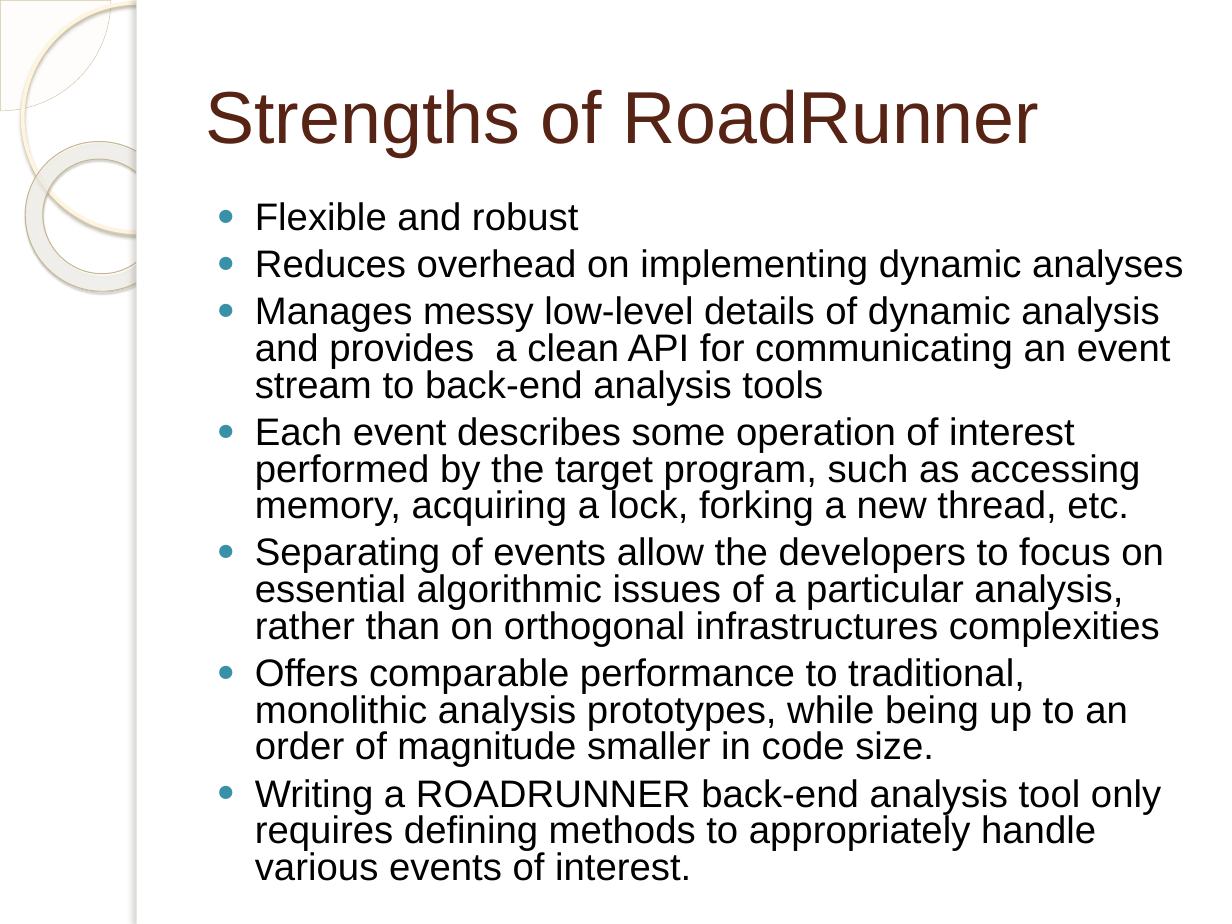
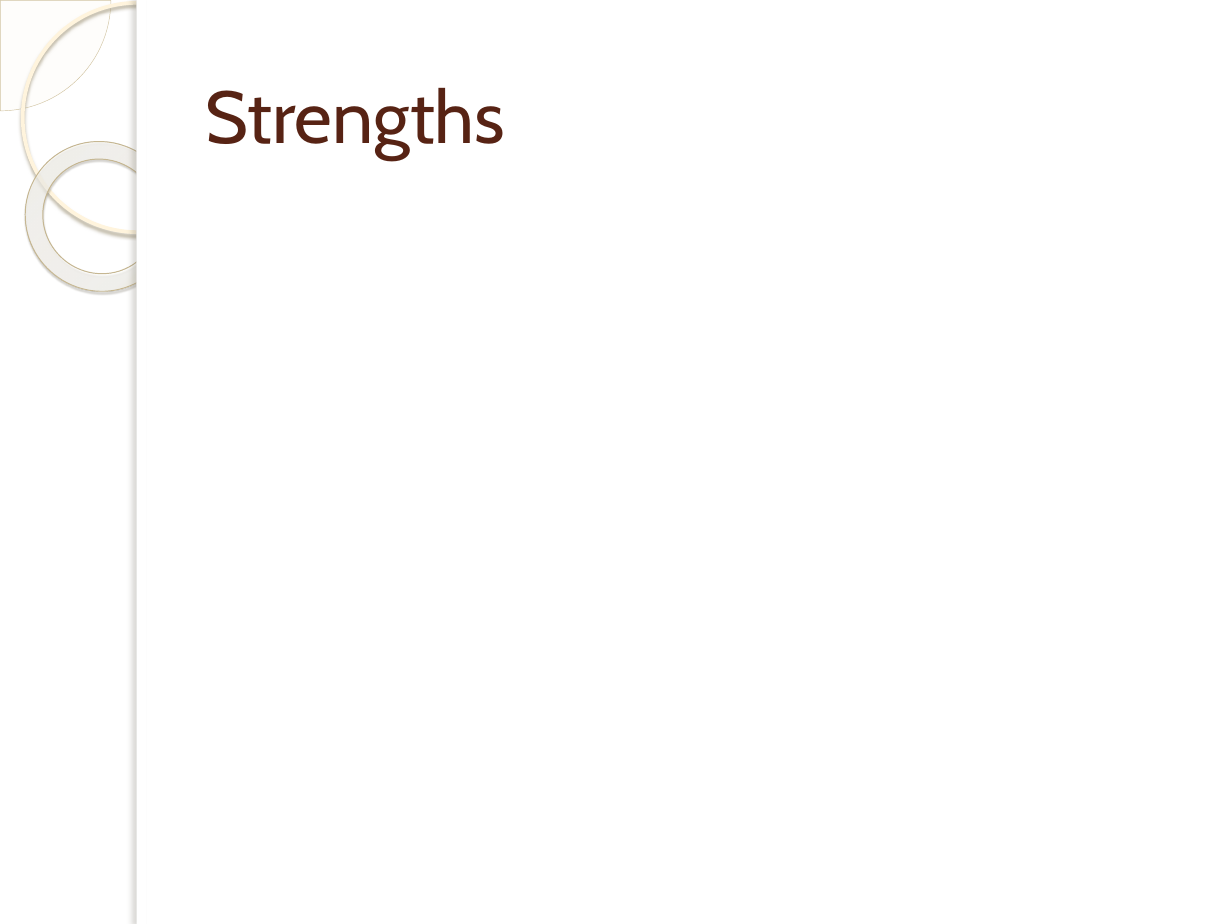
Before and after one commit to curtislu/CS356Projects, a slide deck: slide 4 of roadrunner.pptx. Drawn at 1232x924 pixels with LibreOffice and Linux fonts; fonts in the diff are those of the drawing; background and template pictures are left out. Boxes give left, top, right and bottom in pixels: in the first picture for what was removed or moved away, otherwise in the second. Text is boxed around its words. In the diff, an @@ line names an element or a change of style, - is before the commit and + after.

```diff
--- a/roadrunner.pptx
+++ b/roadrunner.pptx
@@ title at (x1=206, y1=87, x2=506, y2=159): text changed; font Arial to Cabin @@
-Strengths of RoadRunner
+Strengths
@@ text removed at (x1=255, y1=202, x2=1183, y2=881) @@
-● Flexible and robust
-● Reduces overhead on implementing dynamic analyses
-● Manages messy low-level details of dynamic analysis and provides a clean API for communicating an event stream to back-end analysis tools
-● Each event describes some operation of interest performed by the target program, such as accessing memory, acquiring a lock, forking a new thread, etc.
-● Separating of events allow the developers to focus on essential algorithmic issues of a particular analysis, rather than on orthogonal infrastructures complexities
-● Offers comparable performance to traditional, monolithic analysis prototypes, while being up to an order of magnitude smaller in code size.
-● Writing a ROADRUNNER back-end analysis tool only requires defining methods to appropriately handle various events of interest.
```
Also in this commit, not shown: 4 other slides changed, 1 slide added, 1 slide removed.
